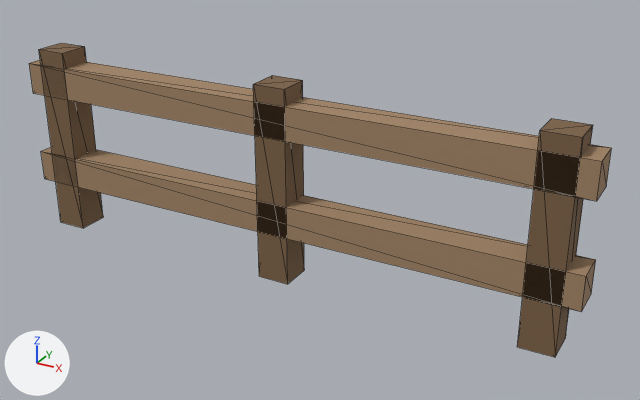
Renders of the glTF model assets/models/obstacles/destruct_wood_fence.glb from each side of a commit.
Both versions are drawn from a camera (50 mm lens) standing at (1.026, -1.017, 0.494) and looking at (0.456, 0.019, -0.024). Every picture has the same lights, and +X, +Y and +Z are marked at lower left. The older version comes first. Mesh edges are drawn as thin lines. Where no turn or scale is listed for an object, it has been applied to the vertices.

Objects in the first picture: 'wood_fence'.
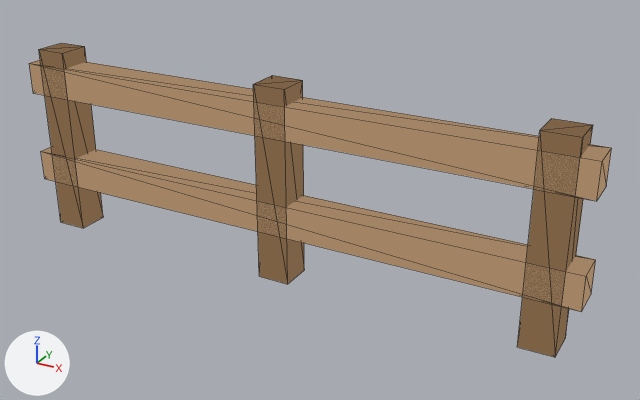
The change, as a list of edits to the scene's bpy script:
```text
Change mat_fencewooddk:
    mat_fencewooddk.base_color: (0.2, 0.12, 0.06) -> (0.0, 0.0, 0.0)  # brown #7c6145 -> black #000000
    add mat_fencewooddk.emission_color = (0.2, 0.12, 0.06)  # brown #7c6145
    add mat_fencewooddk.emission_strength = 1.0
    mat_fencewooddk.metallic: 0.0 -> 1.0
Change mat_fencewood:
    mat_fencewood.base_color: (0.36, 0.23, 0.13) -> (0.0, 0.0, 0.0)  # brown #a28465 -> black #000000
    add mat_fencewood.emission_color = (0.36, 0.23, 0.13)  # brown #a28465
    add mat_fencewood.emission_strength = 1.0
    mat_fencewood.metallic: 0.0 -> 1.0
```

What differs and where, as boxes [x1, y1, x2, y2] in the pictures (640 x 400 px):
'wood_fence', recoloured, surface changed (lighter): [29, 45, 612, 357] in both
